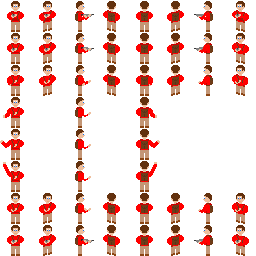
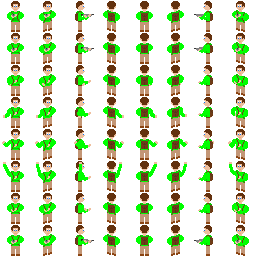
Layer changes from the first 256 x 256 image to the second:
added layer "GreenJacket" above "BlueJacket" over [3, 10, 249, 247]
added layer "BlueJacket" above "Background" over [3, 10, 249, 247]
painted on "Background" over [0, 81, 248, 212]
